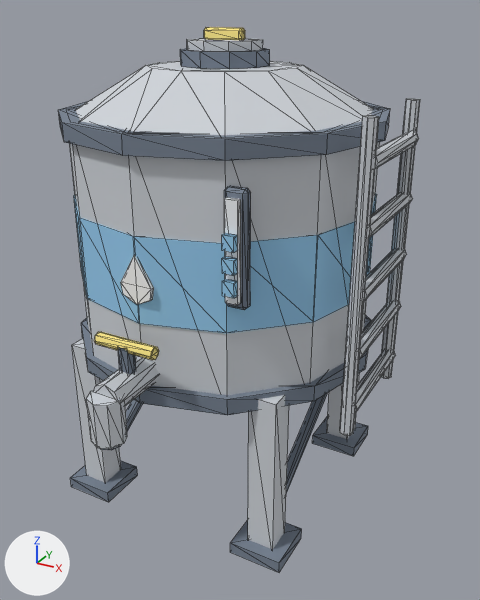
The glTF model assets/export/prop_water_tank.glb, before and after one commit.
Rendered twice from a camera (50 mm lens) standing at (0.538, -0.9, 0.83) and looking at (0.039, 0.008, 0.376). The lights are fixed; the arrows at lower left show +X, +Y and +Z. The first picture is the older version. Mesh edges are drawn as thin lines.

The first picture shows 'prop_water_tank'.
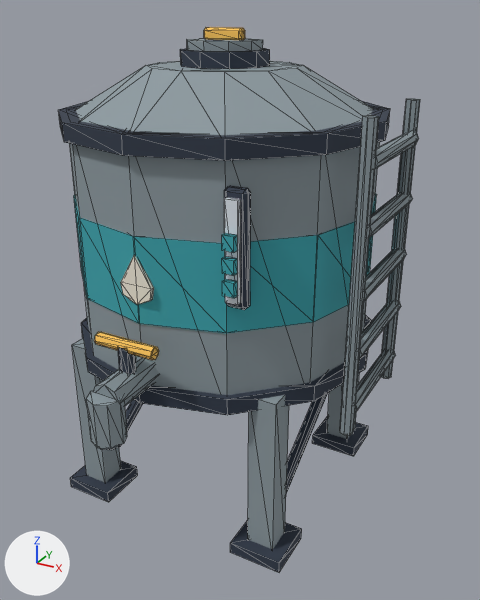
Changed parts and their boxes (x1, y1, x2, y2) in the pictures (480 x 600 px):
'prop_water_tank', recoloured (darker)
    both: (59, 27, 420, 572)

What the commit changed:
Material 'metal' (mat_metal) changes colour from light grey #ced3d8 to grey #8d9aa0; in linear values from (0.62, 0.65, 0.69) to (0.266, 0.323, 0.352).
Material 'bot_dark' (mat_bot_dark) changes colour from greyish blue #768191 to dark blue #2e3848; in linear values from (0.18, 0.22, 0.282) to (0.0273, 0.0395, 0.0648).
Material 'water' (mat_water) changes colour from blue #95cbed to cyan #3aa6b0; in linear values from (0.302, 0.6, 0.85) to (0.0423, 0.381, 0.434).
Material 'accent' (mat_accent) changes colour from yellow #fce785 to orange #ffc65a; in linear values from (0.973, 0.796, 0.235) to (1.0, 0.565, 0.102).
